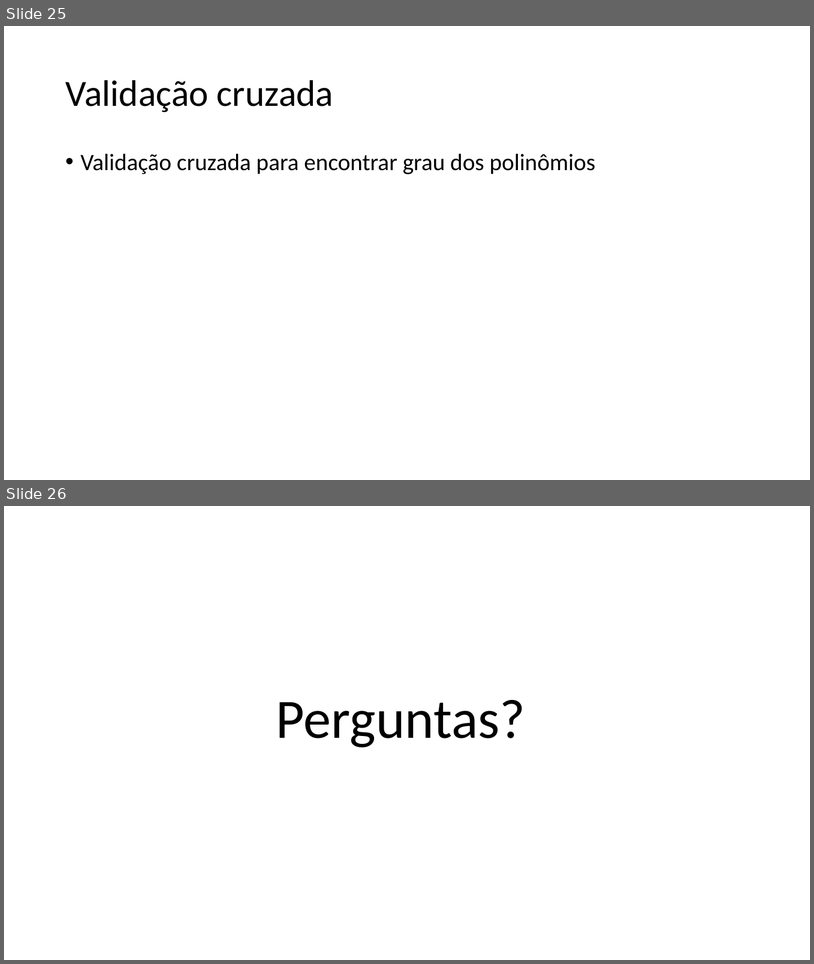
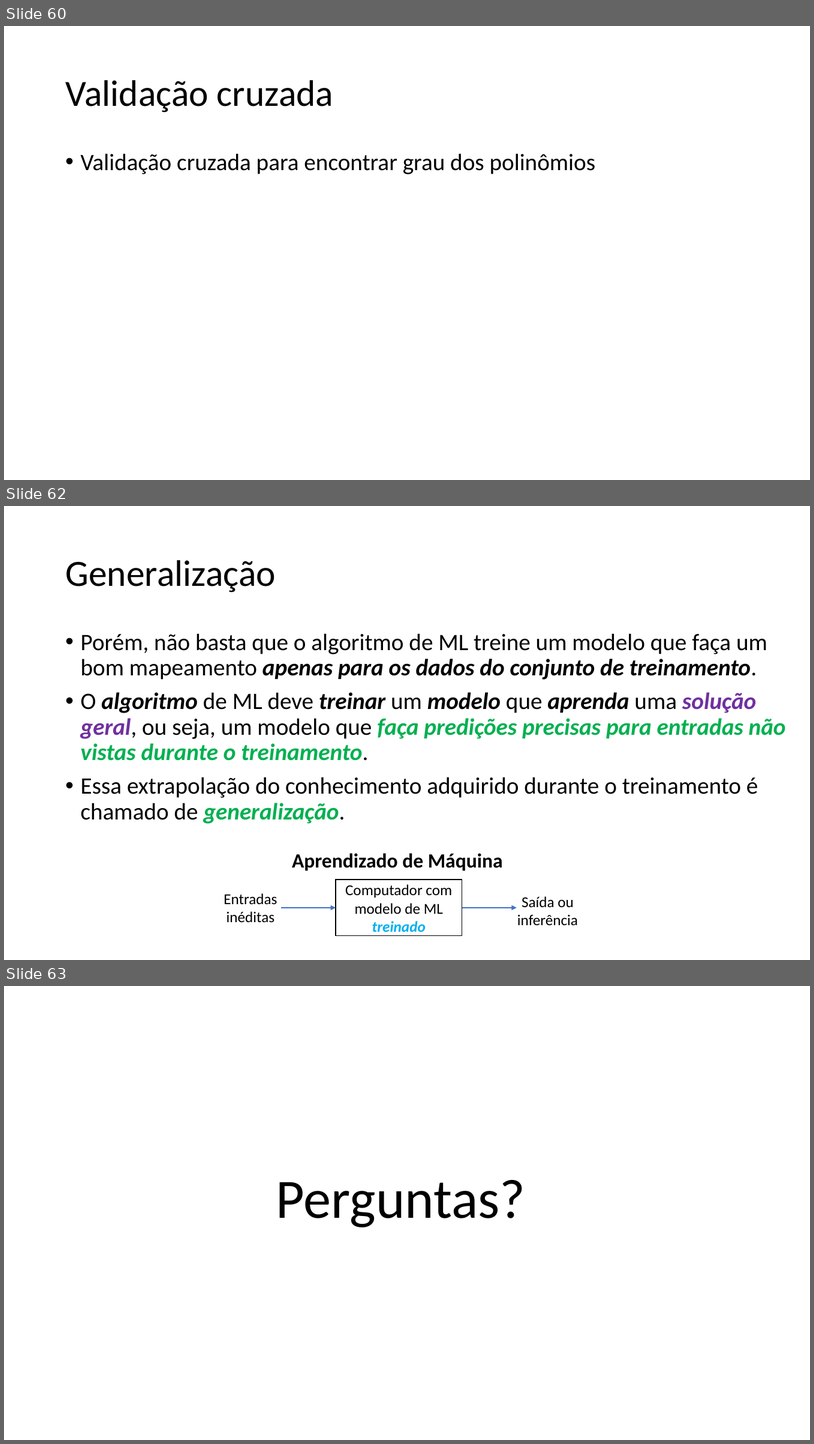
Before and after one commit to zz4fap/c24_inteligencia_artificial, a slide deck: slides/C24_Regressão.pptx. Shown one above the other, each under a label of ours: slides 25 and 26 before the commit, slides 60, 62 and 63 after it; the slides between them are not shown. The pictures are 814x964 and 814x1444 pixels, drawn with LibreOffice and Linux fonts; fonts in the diff are those of the drawing. Boxes give left, top, right and bottom in pixels: in the first picture for what was removed or moved away, otherwise in the second. Text is boxed around its words. In the diff, an @@ line names an element or a change of style, - is before the commit and + after.

```diff
--- a/slides/C24_Regressão.pptx
+++ b/slides/C24_Regressão.pptx
@@ slide 62 added at bbox=[4, 506, 810, 960], background #FFFFFF @@
@@ title added at bbox=[65, 560, 276, 592], 44 pt, text #000000 @@
+Generalização
@@ text added at bbox=[81, 633, 786, 823], 28 pt, text #000000 @@
+• Porém, não basta que o algoritmo de ML treine um modelo que faça um bom mapeamento apenas para os dados do conjunto de treinamento.
+• O algoritmo de ML deve treinar um modelo que aprenda uma solução geral, ou seja, um modelo que faça predições precisas para entradas não vistas durante o treinamento.
+• Essa extrapolação do conhecimento adquirido durante o treinamento é chamado de generalização.
@@ text added at bbox=[292, 853, 503, 871], 24 pt, text #000000, bold @@
+Aprendizado de Máquina
@@ rectangle added at bbox=[336, 879, 462, 936], outline #000000 1 pt, 18 pt, text #000000 @@
+Computador com modelo de ML treinado
@@ text added at bbox=[224, 893, 277, 922], 18 pt, text #000000 @@
+Entradas inéditas
@@ text added at bbox=[518, 896, 578, 925], 18 pt, text #000000 @@
+Saída ou inferência
@@ arrow added from (281, 907) to (336, 907), #4472C4 1.5 pt @@
@@ arrow added from (462, 907) to (517, 907), #4472C4 1.5 pt @@
@@ what was slide 25 is now slide 60 @@
@@ what was slide 26 is now slide 63 @@
```
Also in this commit, not shown: 1 slide changed, 36 other slides added.
